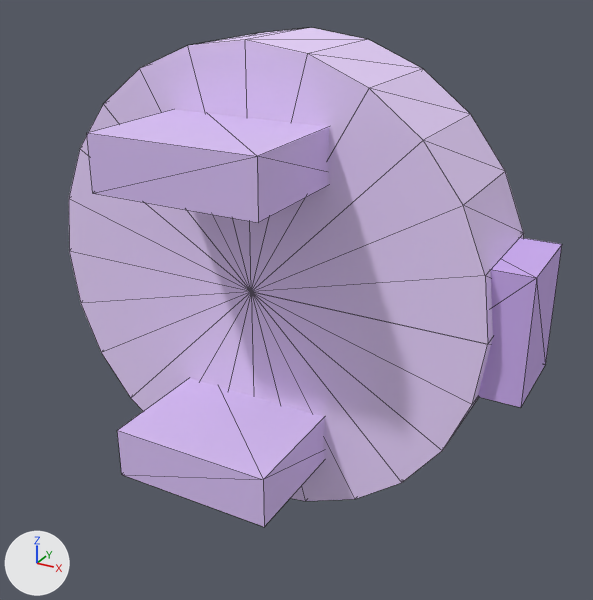
The glTF model assets/Robot_BlockBot/model_4.glb: old version first, new version second.
Camera for both pictures: a 50 mm camera at (0.193, -0.336, 0.154) aimed at (0.026, -0.033, 0.003). Lighting does not change. The marker at lower left points along +X, +Y and +Z. The first picture is the older version. Mesh edges are drawn as thin lines. Vertices at exactly the same position are counted once.

The scene before the commit, as lines of its bpy script (objects in view):
```python
me_model_4_nosimplify = bpy.data.meshes.new('model_4_NOSIMPLIFY')
me_model_4_nosimplify.from_pydata(...)  # 76 vertices, 132 faces; spans x -0.115..0.13, y -0.087..0.03, z -0.115..0.115
# faces by material slot: [96, 12, 12, 12]
me_model_4_nosimplify.materials.append(mat_material_0)  # purple #ead4ff
me_model_4_nosimplify.materials.append(mat_material_1)  # purple #dac1f6
me_model_4_nosimplify.materials.append(mat_material_2)  # purple #dac1f6
me_model_4_nosimplify.materials.append(mat_material_3)  # purple #cdadf0
ob_model_4_nosimplify = bpy.data.objects.new('model_4_NOSIMPLIFY', me_model_4_nosimplify)
ob_model_4_nosimplify.location = (0.0, 0.0, 0.0)
```
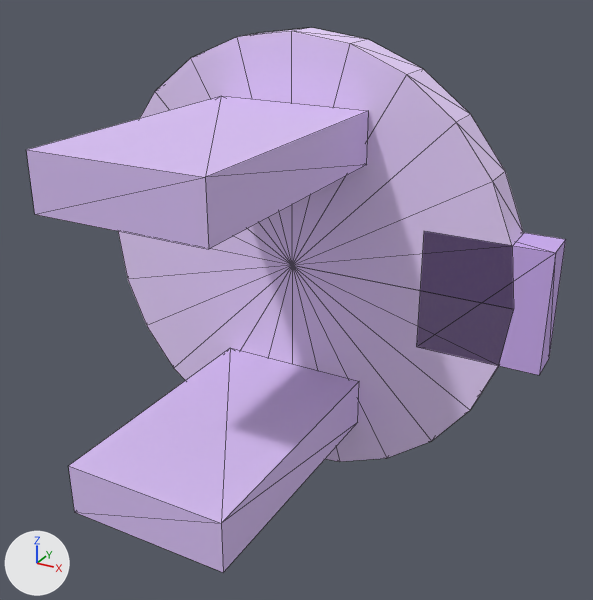
The edits, one by one:
me_model_4_nosimplify is used by ob_model_4_nosimplify.
me_model_4_nosimplify had 76 vertices, 132 faces and spanned x -0.115..0.13, y -0.087..0.03, z -0.115..0.115.
me_model_4_nosimplify now has 76 vertices, 132 faces and spans x -0.115..0.13, y -0.12..0.03, z -0.115..0.115.
me_model_4_nosimplify part 1: the loose piece of 8 vertices spanning x -0.04..0.04, y -0.087..-0.013, z -0.083..-0.058 is scaled about its middle by (1, 1.73, 1), then moved by (0.0, -0.005, 0.0).
me_model_4_nosimplify part 2: the loose piece of 8 vertices spanning x -0.04..0.04, y -0.087..-0.013, z 0.058..0.083 is scaled about its middle by (1, 1.73, 1), then moved by (0.0, -0.005, 0.0).
me_model_4_nosimplify part 3: the loose piece of 8 vertices spanning x 0.07..0.13, y -0.023..0.023, z -0.03..0.03 is scaled about its middle by (1, 0.444, 1), then moved by (0.0, 0.02, 0.0).
me_model_4_nosimplify part 4: all 26 vertices in x -0.115..0.115, y -0.03, z -0.115..0.115 are moved by (0.0, 0.04, 0.0).

Pixel boxes [x1, y1, x2, y2] of what changed, in the pictures (593 x 600 px; the box of a moved part takes in the faces that stretch with it):
'model_4_NOSIMPLIFY', reshaped (10% wider, 9% taller)
    before: [69, 28, 562, 527]
    after: [26, 28, 566, 572]
part 1 of me_model_4_nosimplify, moved or reshaped
    before: [117, 378, 325, 527]
    after: [68, 348, 359, 572]
part 2 of me_model_4_nosimplify, moved or reshaped
    before: [87, 109, 329, 223]
    after: [26, 96, 369, 249]
part 3 of me_model_4_nosimplify, moved or reshaped
    before: [477, 237, 562, 407]
    after: [417, 231, 566, 375]
part 4 of me_model_4_nosimplify, moved or reshaped
    before: [69, 29, 524, 501]
    after: [118, 29, 524, 462]
